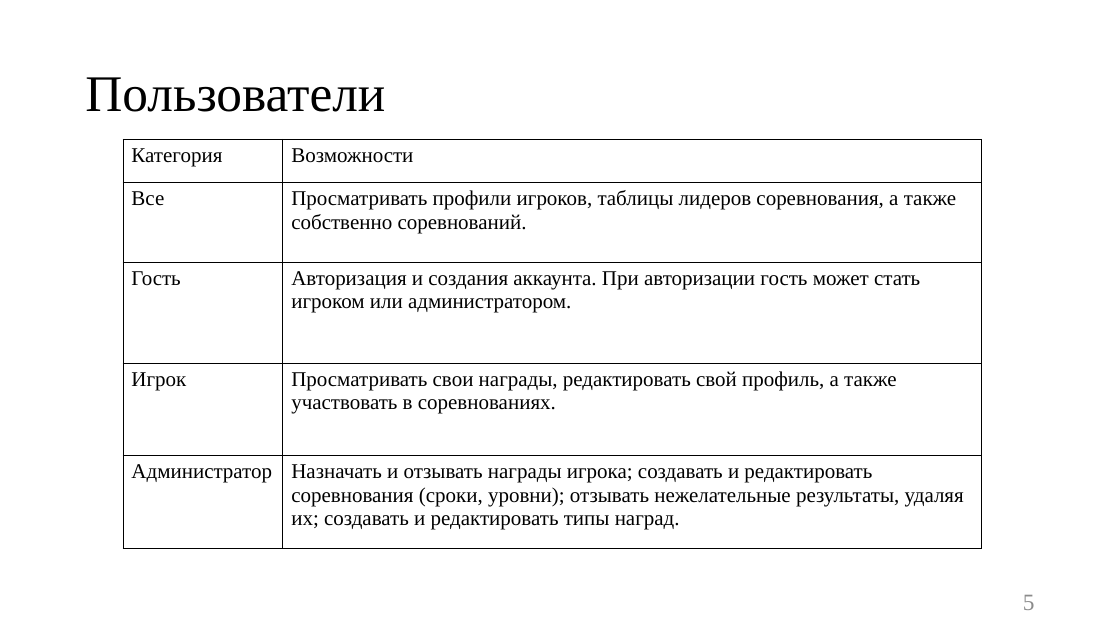
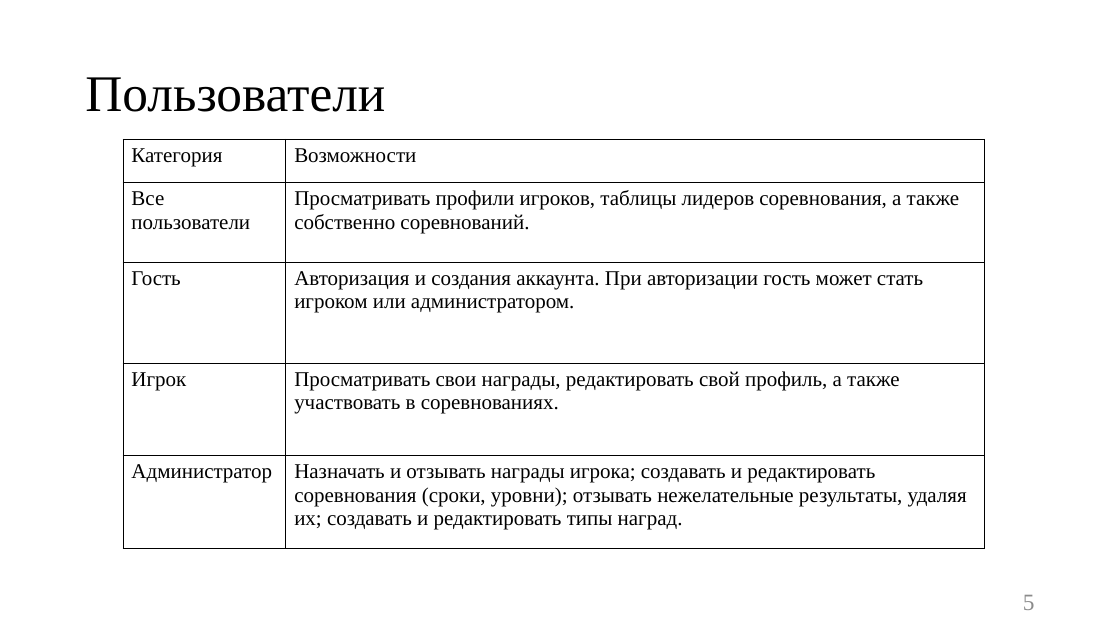
Before and after one commit to Kukushenok/competitive-math-game, a slide deck: slide 5 of docs/presentation.pptx. Drawn at 1120x630 pixels with LibreOffice and Linux fonts; fonts in the diff are those of the drawing. Boxes give left, top, right and bottom in pixels: in the first picture for what was removed or moved away, otherwise in the second. Text is boxed around its words. In the diff, an @@ line names an element or a change of style, - is before the commit and + after.

```diff
--- a/docs/presentation.pptx
+++ b/docs/presentation.pptx
@@ table at (124, 139, 986, 549) @@
-row 2, column 1: Все
+row 2, column 1: Все пользователи
@@ table: place and size @@
-table at (124, 139, 982, 549)
+table at (124, 139, 986, 549)
```
Also in this commit, not shown: 4 other slides changed, 1 slide added, 1 slide removed, 19 other files.
